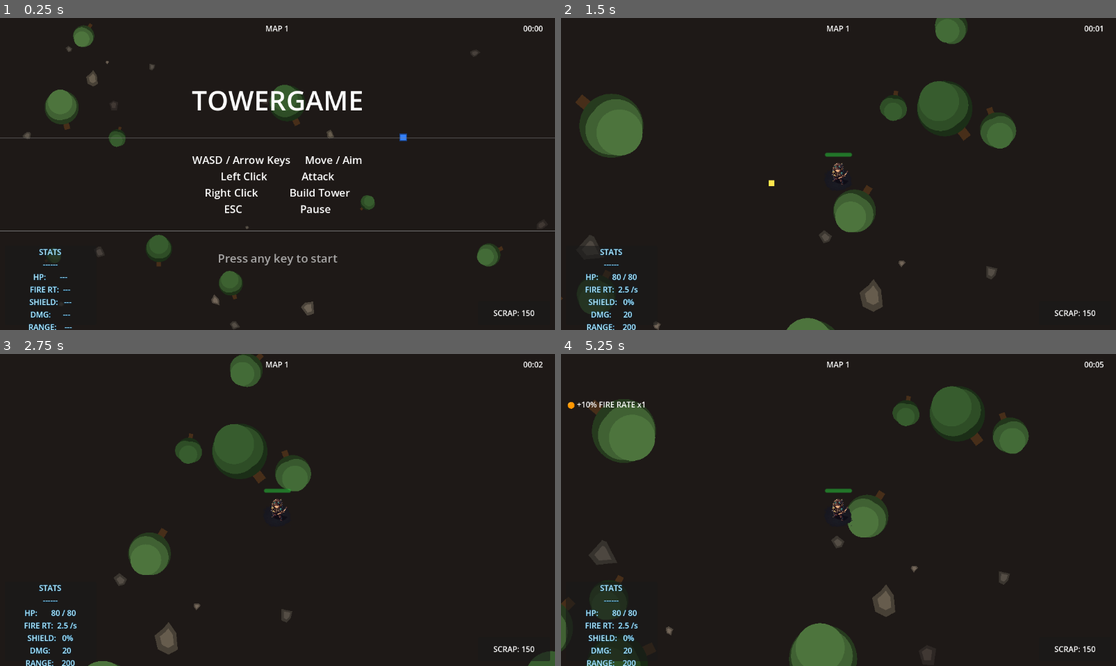
Above: before the commit, frames 1-4 (two rows, left to right).
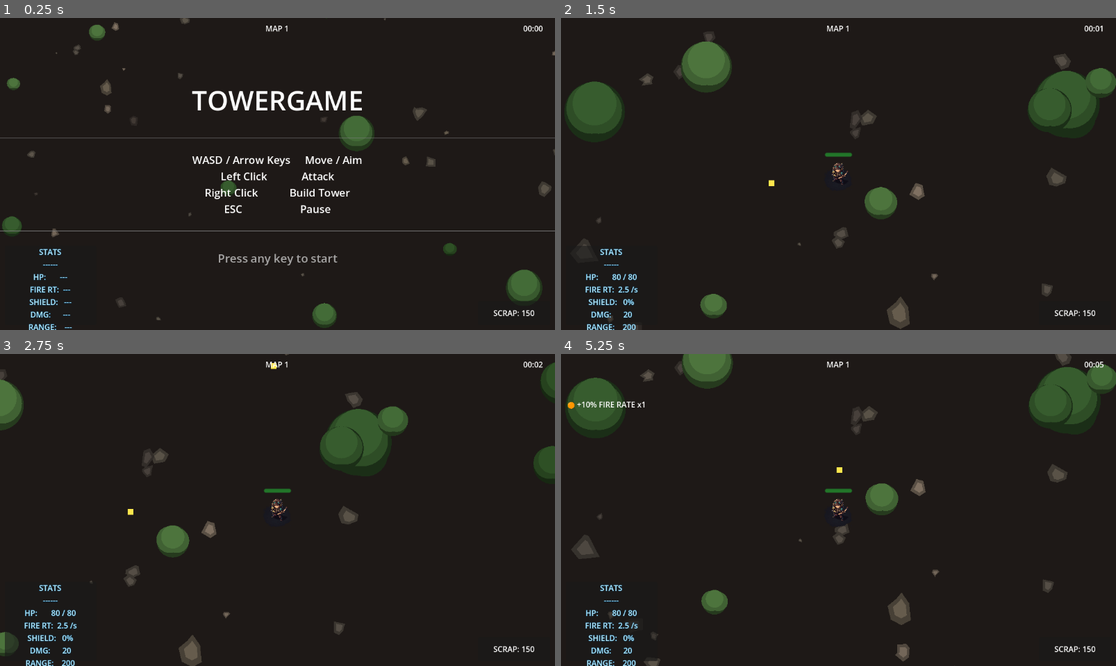
Above: after the commit, the same moments.

Repository: JakeForReal/towergame
Game: Godot game, scene res://scenes/MainScene.tscn
Same seed, same stepped clock (60 frames per second), same inputs: the game is played once before the commit and once after it.
Inputs (mouse positions are in pixels of both pictures, inside the frame that each line leads up to):
- Up to frame 1 (0.25 s): no input
- Up to frame 2 (1.5 s): tap Enter (ui_accept) at 0.5, 0.77 s; move the mouse to (960, 158) at 0.52 s; hold D (move_right) 0.53-1.25 s; tap Down (aim_down) at 0.6 s; click (960, 158) at 0.67 s; drag from (727, 189) to (838, 174) at 1.27 s
- Up to frame 3 (2.75 s): tap Enter (ui_accept) at 2 s; move the mouse to (333, 441) at 2.02 s; hold D (move_right) from 2.03 s (still down); tap Right (aim_right) at 2.1 s; click (333, 441) at 2.17 s
- Up to frame 4 (5.25 s): release D (move_right) at 2.75 s; drag from (810, 572) to (672, 463) at 2.77 s; move the mouse to (1005, 556) at 3.52 s; press the mouse at (1005, 556) at 3.53 s; hold A (move_left) 3.53-4.25 s; tap Enter (ui_accept) at 3.77 s; release the mouse at (1005, 556) at 4.25 s; drag from (672, 463) to (755, 432) at 4.27 s; move the mouse to (866, 510) at 5.02 s; hold S (move_down) from 5.03 s (still down); tap K at 5.1 s; click (866, 510) at 5.17 s

The runs differ from the first frame. In frame 1, 4.9% of the frame differs, in the area x 0-100%, y 0-100%; in frame 2, 11%; in frame 3, 8.8%; in frame 4, 13%.

Commit message:
Map and start screen updates: bushes replace trees, dense edge coverage, yellow boundary, item obstacle avoidance, mouse click to start

Diff:
--- a/autoloads/ItemSpawner.gd
+++ b/autoloads/ItemSpawner.gd
@@ -6,6 +6,7 @@
 @export var item_count: int = 12
 @export var map_radius: float = 1500.0
 @export var min_dist_from_center: float = 300.0
+@export var min_dist_from_obstacle: float = 50.0  # Minimum distance from trees/rocks
 
 func _ready() -> void:
 	_spawn_items()
@@ -16,14 +17,11 @@
 
 func _spawn_random_item() -> void:
 	var scene: PackedScene
-	var item_type: String
 	var roll := randi() % 2
 	if roll == 0 and firerate_scene:
 		scene = firerate_scene
-		item_type = "firerate"
 	elif shield_scene:
 		scene = shield_scene
-		item_type = "shield"
 	else:
 		return
 
@@ -33,6 +31,24 @@
 	add_child(item)
 
 func _random_map_position() -> Vector2:
-	var angle := randf() * TAU
-	var dist := min_dist_from_center + randf() * (map_radius - min_dist_from_center)
-	return Vector2.from_angle(angle) * dist
+	for attempt in range(100):  # Rejection sampling to avoid obstacles
+		var angle := randf() * TAU
+		var dist := min_dist_from_center + randf() * (map_radius - min_dist_from_center)
+		var pos := Vector2.from_angle(angle) * dist
+
+		if _is_position_clear(pos):
+			return pos
+
+	# Fallback: return best-effort position
+	return Vector2.from_angle(randf() * TAU) * (min_dist_from_center + map_radius) * 0.5
+
+func _is_position_clear(pos: Vector2) -> bool:
+	# Check against all tree/bush positions
+	for tree in get_tree().get_nodes_in_group("tree"):
+		if tree.global_position.distance_to(pos) < min_dist_from_obstacle:
+			return false
+	# Check against all rock positions
+	for rock in get_tree().get_nodes_in_group("rock"):
+		if rock.global_position.distance_to(pos) < min_dist_from_obstacle * 0.7:
+			return false
+	return true
--- a/autoloads/MapDecorator.gd
+++ b/autoloads/MapDecorator.gd
@@ -4,26 +4,28 @@
 @export var rock_scene: PackedScene = preload("res://scenes/RockTile.tscn")
 @export var rock_count: int = 300
 @export var tree_scene: PackedScene = preload("res://scenes/TreeTile.tscn")
-@export var tree_count: int = 80
+@export var tree_count: int = 150
 @export var map_radius: float = 2250.0  # Covers the full map (MAP_HALF_SIZE)
 @export var min_dist_from_center: float = 100.0  # Keep only the base area clear
+@export var edge_bush_count: int = 100  # Extra bushes in the outer band
 
 func _ready() -> void:
 	_spawn_rocks()
 	_spawn_trees()
+	_spawn_edge_bushes()
+	queue_redraw()  # Draw boundary line
 
 func _spawn_rocks() -> void:
 	for i in range(rock_count):
 		var rock: Node2D = rock_scene.instantiate()
-		rock.size_variation = 0.4 + randf() * 1.8  # 0.4x to 2.2x — much bigger spread
+		rock.size_variation = 0.4 + randf() * 1.8
 		rock.rock_color = _random_rock_color()
 
-		# Pick a random position in a circle
 		var angle := randf() * TAU
 		var dist := min_dist_from_center + randf() * (map_radius - min_dist_from_center)
 		rock.global_position = Vector2.from_angle(angle) * dist
 		rock.rotation = randf() * TAU
-
+		rock.add_to_group("rock")
 		add_child(rock)
 
 func _spawn_trees() -> void:
@@ -32,35 +34,58 @@
 		tree.size_scale = 0.7 + randf() * 0.8
 		tree.tree_color = _random_tree_color()
 
-		# Pick a random position in a circle, avoiding center
 		var angle := randf() * TAU
 		var dist := min_dist_from_center + randf() * (map_radius - min_dist_from_center)
 		tree.global_position = Vector2.from_angle(angle) * dist
-		tree.rotation = randf() * TAU
+		tree.add_to_group("tree")
+		add_child(tree)
 
+func _spawn_edge_bushes() -> void:
+	# Dense bushes in the outer 250 units to fill the map edge
+	var edge_start := map_radius - 250.0
+	for i in range(edge_bush_count):
+		var tree: Node2D = tree_scene.instantiate()
+		tree.size_scale = 0.7 + randf() * 0.8
+		tree.tree_color = _random_tree_color()
+
+		var angle := randf() * TAU
+		var dist := edge_start + randf() * 250.0
+		tree.global_position = Vector2.from_angle(angle) * dist
+		tree.add_to_group("tree")
 		add_child(tree)
+
+func _draw() -> void:
+	# Draw a yellow boundary rectangle around the map edge
+	var half := map_radius
+	var top_left := Vector2(-half, -half)
+	var top_right := Vector2(half, -half)
+	var bottom_right := Vector2(half, half)
+	var bottom_left := Vector2(-half, half)
+
+	var rect := PackedVector2Array([top_left, top_right, bottom_right, bottom_left, top_left])
+	draw_polyline(rect, Color(1.0, 0.9, 0.0, 0.8), 4.0)
 
 func _random_rock_color() -> Color:
 	var colors := [
-		Color(0.35, 0.32, 0.28),  # Dark gray-brown
-		Color(0.40, 0.36, 0.30),  # Warm gray
-		Color(0.30, 0.28, 0.25),  # Darker gray
-		Color(0.45, 0.40, 0.35),  # Light brown-gray
-		Color(0.33, 0.30, 0.27),  # Cool gray
-		Color(0.25, 0.22, 0.20),  # Very dark
-		Color(0.50, 0.44, 0.38),  # Medium warm brown
-		Color(0.28, 0.25, 0.23),  # Near-black gray
-		Color(0.42, 0.38, 0.33),  # Brown-gray
-		Color(0.36, 0.33, 0.29),  # Medium gray-brown
+		Color(0.35, 0.32, 0.28),
+		Color(0.40, 0.36, 0.30),
+		Color(0.30, 0.28, 0.25),
+		Color(0.45, 0.40, 0.35),
+		Color(0.33, 0.30, 0.27),
+		Color(0.25, 0.22, 0.20),
+		Color(0.50, 0.44, 0.38),
+		Color(0.28, 0.25, 0.23),
+		Color(0.42, 0.38, 0.33),
+		Color(0.36, 0.33, 0.29),
 	]
 	return colors[randi() % colors.size()]
 
 func _random_tree_color() -> Color:
 	var colors := [
-		Color(0.18, 0.30, 0.15),  # Dark green
-		Color(0.22, 0.35, 0.18),  # Medium dark green
-		Color(0.15, 0.26, 0.12),  # Very dark green
-		Color(0.25, 0.38, 0.20),  # Lighter green
-		Color(0.20, 0.32, 0.16),  # Mid green
+		Color(0.18, 0.30, 0.15),
+		Color(0.22, 0.35, 0.18),
+		Color(0.15, 0.26, 0.12),
+		Color(0.25, 0.38, 0.20),
+		Color(0.20, 0.32, 0.16),
 	]
 	return colors[randi() % colors.size()]
--- a/scenes/MainScene.tscn
+++ b/scenes/MainScene.tscn
@@ -45,8 +45,8 @@
 
 [node name="MapDecorator" type="Node2D" parent="."]
 script = ExtResource("9_md")
-map_radius = 1800.0
-rock_count = 120
+map_radius = 2250.0
+rock_count = 300
 
 [node name="ItemSpawner" type="Node2D" parent="."]
 script = ExtResource("11_item_spawner")
--- a/scripts/StartScreen.gd
+++ b/scripts/StartScreen.gd
@@ -19,7 +19,7 @@
 func _unhandled_input(event: InputEvent) -> void:
 	if _started:
 		return
-	if event is InputEventKey and event.pressed:
+	if (event is InputEventKey and event.pressed) or (event is InputEventMouseButton and event.pressed):
 		_started = true
 		started.emit()
 		queue_free()
--- a/scripts/TreeTile.gd
+++ b/scripts/TreeTile.gd
@@ -22,11 +22,8 @@
 
 func _draw() -> void:
 	var s := _size
-	# Trunk
-	var trunk_rect := Rect2(-3.0 * s, -2.0 * s, 6.0 * s, 16.0 * s)
-	draw_rect(trunk_rect, trunk_color)
-	# Canopy — layered circles for depth
-	draw_circle(Vector2(0.0, -10.0 * s), 18.0 * s, Color(tree_color.r * 0.6, tree_color.g * 0.6, tree_color.b * 0.6, 1.0))  # shadow layer
-	draw_circle(Vector2(-3.0, -12.0 * s), 15.0 * s, tree_color)  # left
-	draw_circle(Vector2(4.0, -11.0 * s), 14.0 * s, tree_color)  # right
-	draw_circle(Vector2(0.0, -16.0 * s), 13.0 * s, Color(tree_color.r * 1.2, tree_color.g * 1.2, tree_color.b * 1.2, 1.0))  # highlight
+	# Canopy — layered circles for depth (bush style, no trunk)
+	draw_circle(Vector2(0.0, 0.0), 18.0 * s, Color(tree_color.r * 0.6, tree_color.g * 0.6, tree_color.b * 0.6, 1.0))  # shadow/base
+	draw_circle(Vector2(-3.0, -2.0 * s), 15.0 * s, tree_color)  # left lobe
+	draw_circle(Vector2(4.0, -1.0 * s), 14.0 * s, tree_color)  # right lobe
+	draw_circle(Vector2(0.0, -5.0 * s), 13.0 * s, Color(tree_color.r * 1.2, tree_color.g * 1.2, tree_color.b * 1.2, 1.0))  # highlight
Binary file added: resources/tree_tile_sprite.png
Not shown, added: resources/tree_tile_sprite.png.import
